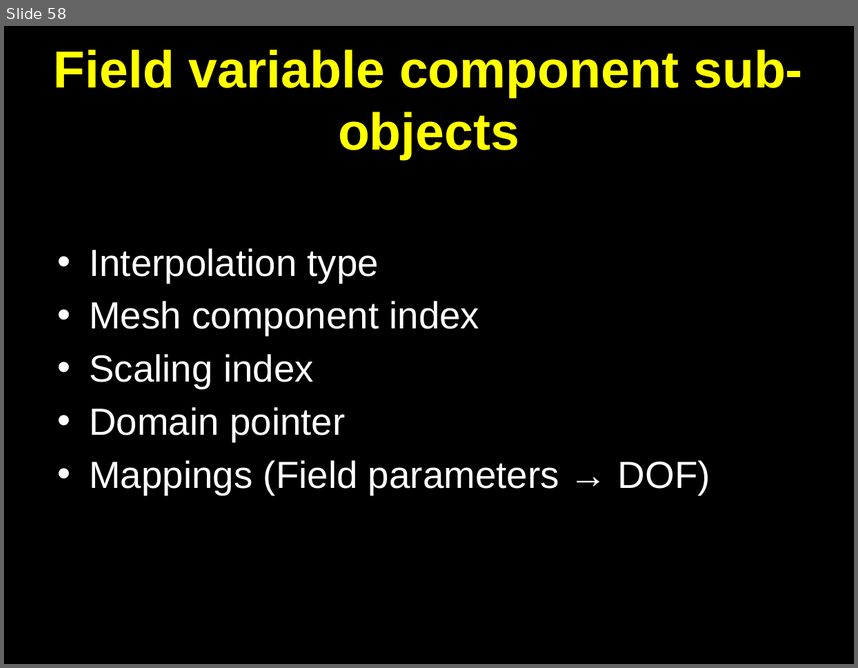
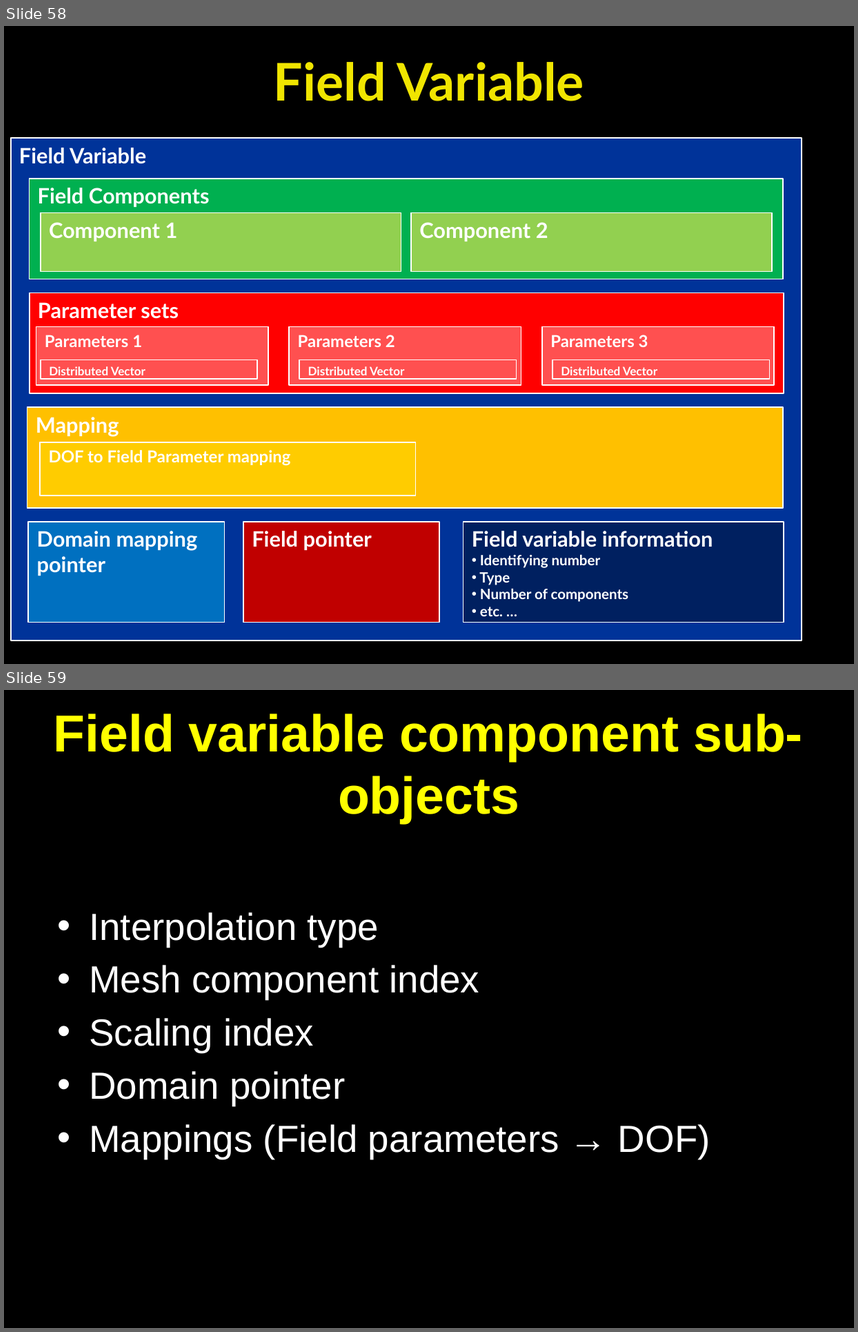
Before and after one commit to OpenCMISS/cm, a slide deck: doc/openCMISS.pptx. Shown one above the other, each under a label of ours: slide 58 before the commit, slides 58 and 59 after it. The pictures are 858x668 and 858x1332 pixels, drawn with LibreOffice and Linux fonts; fonts in the diff are those of the drawing. Boxes give left, top, right and bottom in pixels: in the first picture for what was removed or moved away, otherwise in the second. Text is boxed around its words. In the diff, an @@ line names an element or a change of style, - is before the commit and + after.

```diff
--- a/doc/openCMISS.pptx
+++ b/doc/openCMISS.pptx
@@ slide 58 added at [4, 26, 854, 664], background #000000 @@
@@ title added at [274, 62, 584, 101], 44 pt, text #F0E500, bold @@
+Field Variable
@@ group added at [11, 138, 802, 641]: 16 rectangles @@
+Field Variable
+Field variable information
+• Identifying number
+• Type
+• Number of components
+• etc. …
+Field pointer
+Domain mapping pointer
+Mapping
+DOF to Field Parameter mapping
+Field Components
+Component 1
+Component 2
+Parameter sets
+Parameters 1
+Distributed Vector
+Parameters 2
+Distributed Vector
+Parameters 3
+Distributed Vector
@@ what was slide 58 is now slide 59 @@
```
Also in this commit, not shown: 16 slides changed, 1 other slide added, 7 other files.
